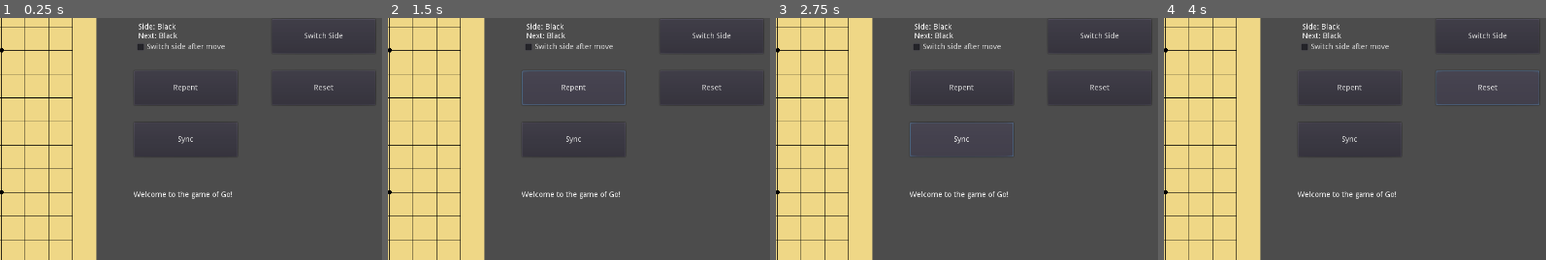
Above: before the commit, frames 1-4 (left to right).
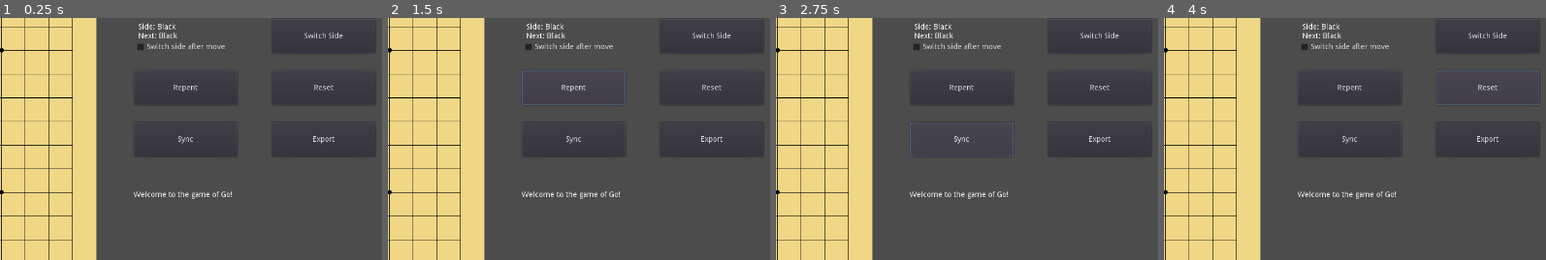
Above: after the commit, the same moments.

Repository: lightyears1998/godot-go
Game: Godot game, scene res://screens/battle_screen.tscn
The game is run twice, just before and just after one commit, with the same random seed, the same clock (stepped at 60 frames per second) and the same inputs.
Inputs (mouse positions are % of the whole screen's width and height, from its top left):
- Up to frame 1 (0.25 s): no input
- Up to frame 2 (1.5 s): click (83, 83) at 0.52 s; type "12" at 0.6 s; click "Repent" at 1.25 s
- Up to frame 3 (2.75 s): click "Sync" at 2 s
- Up to frame 4 (4 s): click (92, 39) at 2.75 s, where only the run after the commit has a clickable "Export"; click "Reset" at 3.5 s
The pictures show only the part of the screen within x 50-100%, y 14-64%; the shares and areas given below are measured in that part.

The runs differ from the first frame. In frame 1, 0.2% of the frame differs, in the area x 72-97%, y 48-58%; in frame 2, 0.2%; in frame 3, 0.2%; in frame 4, 0.2%.

Commit message:
Patch...

Diff:
--- a/components/chessboard.gd
+++ b/components/chessboard.gd
@@ -3,13 +3,14 @@
 extends Node2D
 
 class_name Chessboard
+
+var Stone = preload("res://objects/stone.gd")
 
 signal side_switched()
 signal chess_cannot_placed(row_index, column_index, side, why)
 signal chess_placed(row_index, column_index, side)
+signal user_cannot_repent(why)
 signal repented(restored_history_index)
-
-var Stone = preload("res://objects/stone.gd")
 
 export(int) var chessboard_pixel_size = 880
 export(int) var chessboard_rows = 19
@@ -30,7 +31,8 @@
 
 var placed_chesses = []
 
-var history = []
+var placed_chesses_history = []
+var move_history = []
 
 func is_playing_through_network():
 	return get_tree().network_peer != null
@@ -52,19 +54,21 @@
 	mouse_hover_cross_point = null
 	next_chess_side = 0
 	reset_placed_chesses()
-	history = []
+	placed_chesses_history = []
+	move_history = []
 	update()
 
 func request_synchronization():
 	rpc("send_synchronization")
 
 remote func send_synchronization():
-	rpc("receive_synchronization", next_chess_side, placed_chesses, history)
-
-remote func receive_synchronization(next_chess_side, placed_chesses, history):
+	rpc("receive_synchronization", next_chess_side, placed_chesses, placed_chesses_history, move_history)
+
+remote func receive_synchronization(next_chess_side, placed_chesses, placed_chesses_history, move_history):
 	self.next_chess_side = next_chess_side
 	self.placed_chesses = placed_chesses
-	self.history = history
+	self.placed_chesses_history = placed_chesses_history
+	self.move_history = move_history
 
 func init_cross_points():
 	for i in range(1, 20):
@@ -104,6 +108,9 @@
 			if placed_chesses[i][j] != -1:
 				_draw_chess(i, j, placed_chesses[i][j])
 
+	# draw emphasis mark
+
+
 	# draw mouse-hover chess
 	if next_chess_side == user_side:
 		if mouse_hover_cross_point:
@@ -117,6 +124,12 @@
 	var color = chess_colors[side]
 	color.a = chess_color_alpha
 	draw_circle(position, chess_pixel_radius, color)
+
+func _draw_emphasis_mark(row_index, column_index, side):
+	var position = get_pixel_position_vector_from_index(row_index, column_index)
+	var color = chess_colors[side]
+	color.a = 0.8
+	draw_circle(position, chess_pixel_radius * 0.2, color)
 
 func _unhandled_input(event):
 	if event is InputEventMouse:
@@ -160,7 +173,8 @@
 			"placed_chesses": placed_chesses.duplicate(true),
 			"last_move_by_side": side
 		}
-		history.push_back(record)
+		placed_chesses_history.push_back(record)
+		move_history.push_back([side, row_index, column_index])
 		emit_signal("chess_placed", row_index, column_index, side)
 	else:
 		emit_signal("chess_cannot_placed", row_index, column_index, side, err)
@@ -199,8 +213,8 @@
 	remove_chesses(chesses, dead_chess_indexes_after_play)
 
 	# standard rule forbits the same situation come out once again.
-	for i in len(history):
-		if chesses == history[i]["placed_chesses"]:
+	for i in len(placed_chesses_history):
+		if chesses == placed_chesses_history[i]["placed_chesses"]:
 			return "Same situation happened in #%d, which is not permitted." % i
 
 	return null
@@ -276,18 +290,27 @@
 	return dead_chess_indexes
 
 func user_repent():
+	if next_chess_side != user_side:
+		emit_signal("user_cannot_repent", "Could not repent: not your turn.")
+		return
+
 	repent()
 	if is_playing_through_network():
 		rpc("repent")
 
 remote func repent():
-	var last_record = history.pop_back()
+	placed_chesses_history.pop_back()
+	move_history.pop_back()
+
+	var last_record = placed_chesses_history.pop_back()
+	move_history.pop_back()
+
 	if last_record:
 		placed_chesses = last_record["placed_chesses"]
 		next_chess_side = 1 - last_record["last_move_by_side"]
 	else:
 		reset()
-	emit_signal("repented", len(history))
+	emit_signal("repented", len(placed_chesses_history))
 	update()
 
 func user_switch_side():
--- /dev/null
+++ b/screens/battle_record_player.tscn
@@ -0,0 +1,83 @@
+[gd_scene load_steps=2 format=2]
+
+[ext_resource path="res://components/chessboard.tscn" type="PackedScene" id=1]
+
+[node name="BattleRecordPlayerScreen" type="Control"]
+anchor_right = 1.0
+anchor_bottom = 1.0
+__meta__ = {
+"_edit_lock_": true,
+"_edit_use_anchors_": false
+}
+
+[node name="Chessboard" parent="." instance=ExtResource( 1 )]
+
+[node name="JumpToBeginButton" type="Button" parent="."]
+margin_left = 960.0
+margin_top = 384.0
+margin_right = 1152.0
+margin_bottom = 448.0
+text = "|<"
+__meta__ = {
+"_edit_use_anchors_": false
+}
+
+[node name="JumpToFarPreviousMoveButton" type="Button" parent="."]
+margin_left = 960.0
+margin_top = 512.0
+margin_right = 1024.0
+margin_bottom = 576.0
+text = "<<"
+__meta__ = {
+"_edit_use_anchors_": false
+}
+
+[node name="JumpToPreviousMoveButton" type="Button" parent="."]
+margin_left = 1088.0
+margin_top = 512.0
+margin_right = 1152.0
+margin_bottom = 576.0
+text = "<"
+__meta__ = {
+"_edit_use_anchors_": false
+}
+
+[node name="JumpToNextMoveButton" type="Button" parent="."]
+margin_left = 1216.0
+margin_top = 512.0
+margin_right = 1280.0
+margin_bottom = 576.0
+text = ">"
+__meta__ = {
+"_edit_use_anchors_": false
+}
+
+[node name="JumpToFarNextMoveButton" type="Button" parent="."]
+margin_left = 1344.0
+margin_top = 512.0
+margin_right = 1408.0
+margin_bottom = 576.0
+text = ">>"
+__meta__ = {
+"_edit_use_anchors_": false
+}
+
+[node name="JumpToEndButton" type="Button" parent="."]
+margin_left = 1216.0
+margin_top = 384.0
+margin_right = 1408.0
+margin_bottom = 448.0
+text = ">|"
+__meta__ = {
+"_edit_use_anchors_": false
+}
+
+[node name="MoveHistorySlider" type="HSlider" parent="."]
+margin_left = 960.0
+margin_top = 256.0
+margin_right = 1408.0
+margin_bottom = 320.0
+max_value = 0.0
+__meta__ = {
+"_edit_use_anchors_": false
+}
--- a/screens/battle_screen.gd
+++ b/screens/battle_screen.gd
@@ -25,6 +25,7 @@
 	$HostButton.connect("pressed", self, "host")
 	$ConnectButton.connect("pressed", self, "connect_to_host_or_disconnect")
 	$RepentButton.connect("pressed", $Chessboard, "user_repent")
+	$Chessboard.connect("user_cannot_repent", self, "_on_fail_to_repent")
 	$SyncButton.connect("pressed", $Chessboard, "send_synchronization")
 	$SwitchSideButton.connect("pressed", $Chessboard, "user_switch_side")
 	$AutoSwitchSideCheckBox.connect("pressed", $Chessboard, "toggle_switch_side_after_move")
@@ -73,6 +74,9 @@
 func _on_connected_failed():
 	print_log("Connection failed.")
 
+func _on_fail_to_repent(why):
+	print_log(why)
+
 func host():
 	if mode == null:
 		var peer = NetworkedMultiplayerENet.new()
--- a/screens/battle_screen.tscn
+++ b/screens/battle_screen.tscn
@@ -61,6 +61,16 @@
 margin_right = 1152.0
 margin_bottom = 384.0
 text = "Sync"
+__meta__ = {
+"_edit_use_anchors_": false
+}
+
+[node name="ExportHistoryButton" type="Button" parent="."]
+margin_left = 1216.0
+margin_top = 320.0
+margin_right = 1408.0
+margin_bottom = 384.0
+text = "Export"
 __meta__ = {
 "_edit_use_anchors_": false
 }
Not shown, changed: README.md
